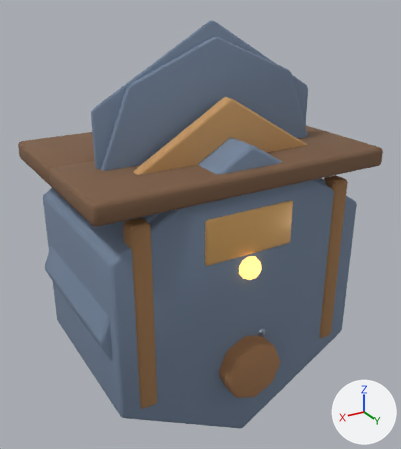
The glTF model public/assets/models/buildings/lumberyard.glb, before and after one commit.
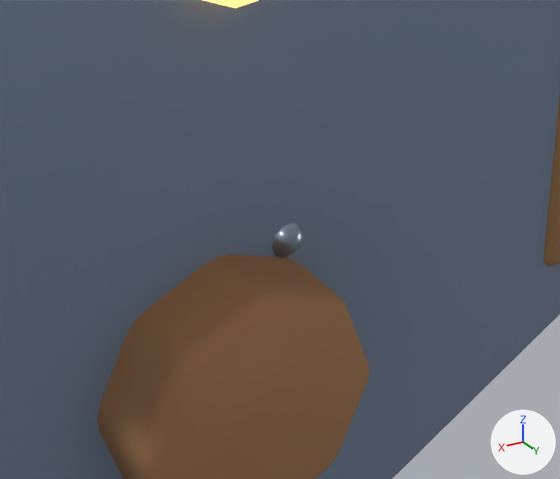
Old and new are each drawn whole from a camera (50 mm lens) standing at (2.56, 4.33, 3.38) and looking at (-0.03, 0.01, 1.22) and again close up on the part from 49% to 81% of the width and 62% to 86% of the height. Lighting does not change. The marker at lower right points along +X, +Y and +Z. The older version's two pictures come first. Where no turn or scale is listed for an object, it has been applied to the vertices.

In view in the first close-up: 'LOD2_PROXY_base', 'plinth', 'plinthBolt.2', 'post.-1.0.-0.8' and 1 more.
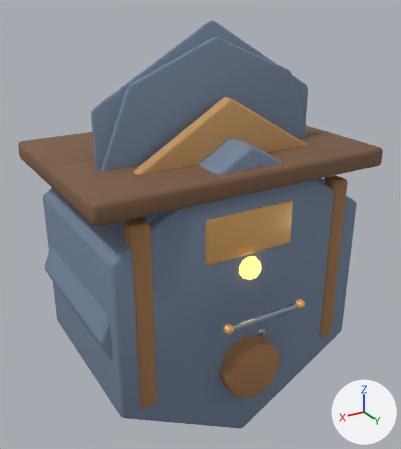
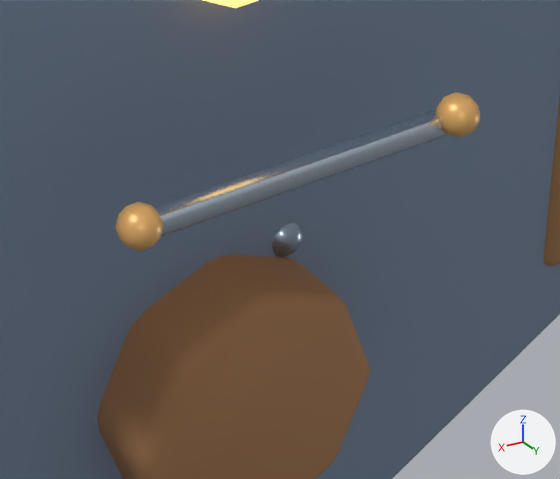
What differs and where, as boxes (x1, y1, x2, y2) in the close-ups (560 x 479 px):
```json
{"object": "servicePlate", "change": "added", "after": [154, 110, 446, 236], "on screen": "pale blue"}
{"object": "serviceBolt.R", "change": "added", "after": [115, 202, 163, 251], "on screen": "orange"}
{"object": "serviceBolt.L", "change": "added", "after": [436, 92, 480, 137], "on screen": "orange"}
```

The change, as JSON lines over the scene's bpy script:
```json
{"op": "add", "block": "mat_mat_lumberyard_metallight", "code": ["mat_mat_lumberyard_metallight = principled_material('MAT_lumberyard_metalLight')", "mat_mat_lumberyard_metallight.base_color = (0.55, 0.64, 0.74)  # pale blue #c4d1df", "mat_mat_lumberyard_metallight.metallic = 0.9", "mat_mat_lumberyard_metallight.roughness = 0.22"]}
{"op": "add", "block": "me_cube_786", "code": ["me_cube_786 = bpy.data.meshes.new('Cube.786')", "me_cube_786.from_pydata(...)  # 56 vertices, 108 faces; spans x -0.36..0.36, y -0.023..0.023, z -0.023..0.023", "me_cube_786.materials.append(mat_mat_lumberyard_metallight)  # pale blue #c4d1df"]}
{"op": "add", "block": "me_icosphere_416", "code": ["me_icosphere_416 = bpy.data.meshes.new('Icosphere.416')", "me_icosphere_416.from_pydata(...)  # an icosphere of 80 faces spanning x -0.0428..0.0428, y -0.045..0.045, z -0.045..0.045", "me_icosphere_416.materials.append(mat_mat_lumberyard_accent)  # orange #e7b36c"]}
{"op": "add", "block": "ob_serviceplate", "code": ["ob_serviceplate = bpy.data.objects.new('servicePlate', me_cube_786)", "ob_serviceplate.location = (0.0, 1.12, 0.78)"]}
{"op": "add", "block": "ob_servicebolt_r", "code": ["ob_servicebolt_r = bpy.data.objects.new('serviceBolt.R', me_icosphere_416)", "ob_servicebolt_r.location = (0.38, 1.14, 0.8)"]}
{"op": "add", "block": "ob_servicebolt_l", "code": ["ob_servicebolt_l = bpy.data.objects.new('serviceBolt.L', me_icosphere_416.copy())", "ob_servicebolt_l.location = (-0.38, 1.14, 0.8)"]}
```
